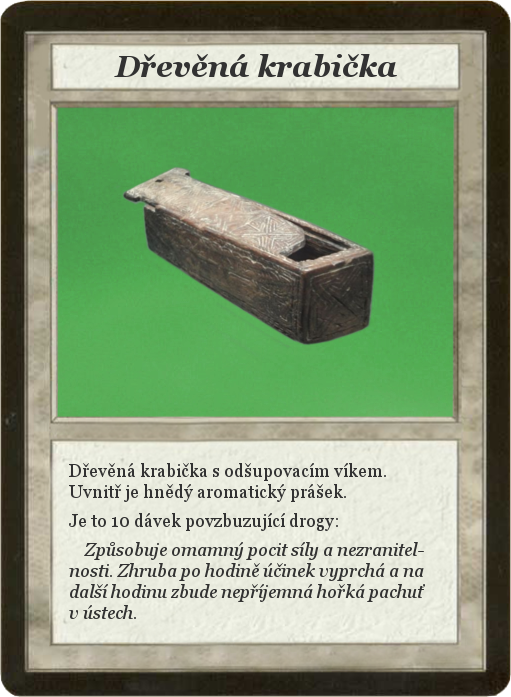
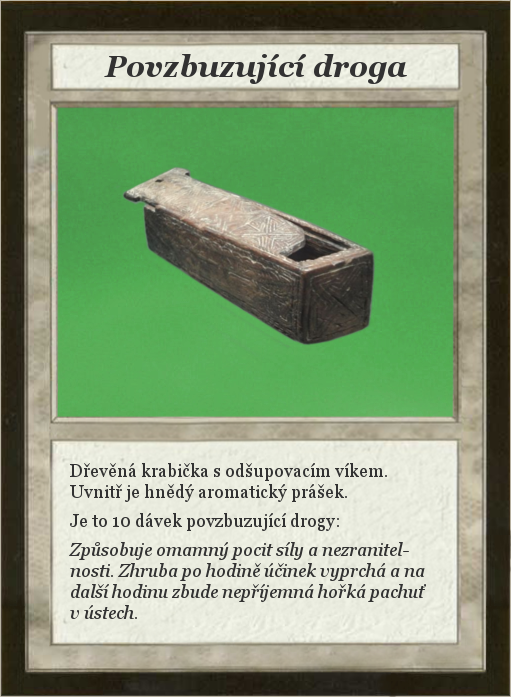
Before/after of a 511×697 layered artwork. What changed in the layer stack:
renamed "Dřevěná krabička" to "Povzbuzující droga", painted on it over bbox(104, 54, 407, 84)
painted on "Dřevěná krabička s odšupovacím..." over bbox(69, 463, 426, 619)
painted on "Card" over bbox(0, 0, 511, 697)
